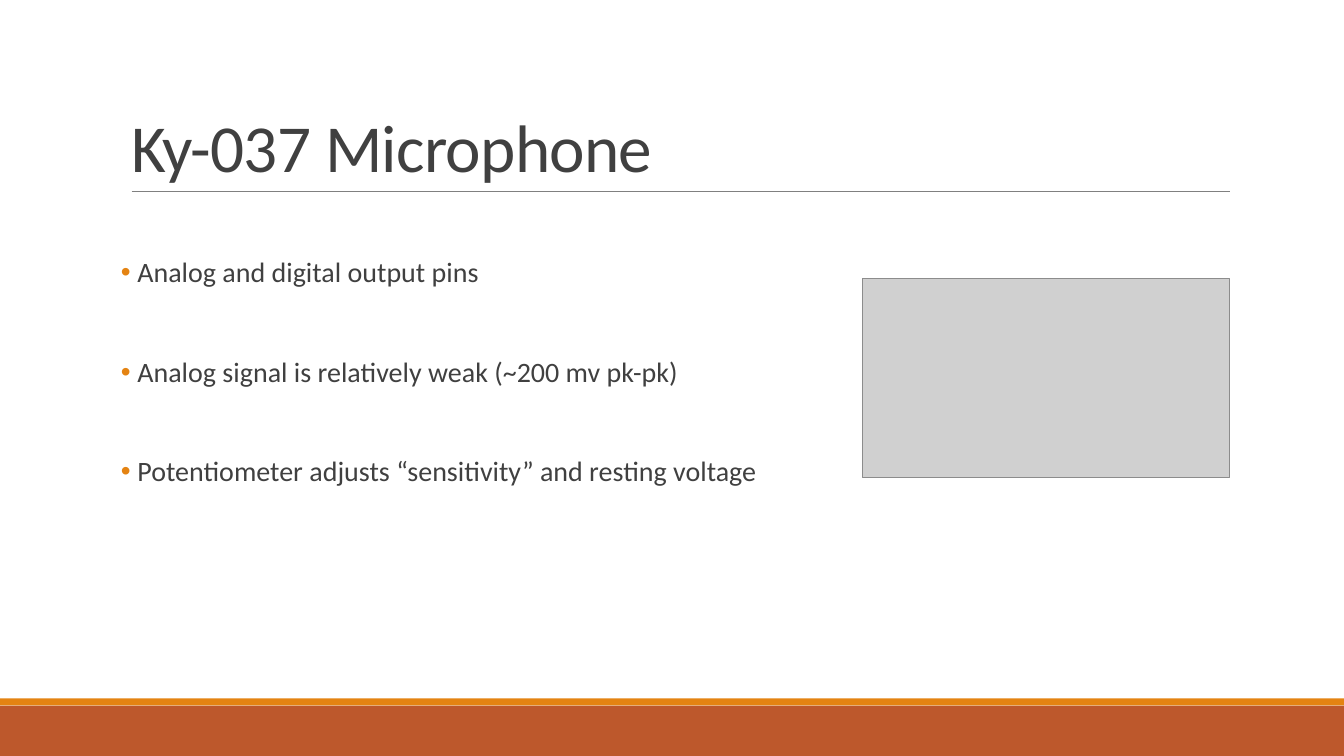
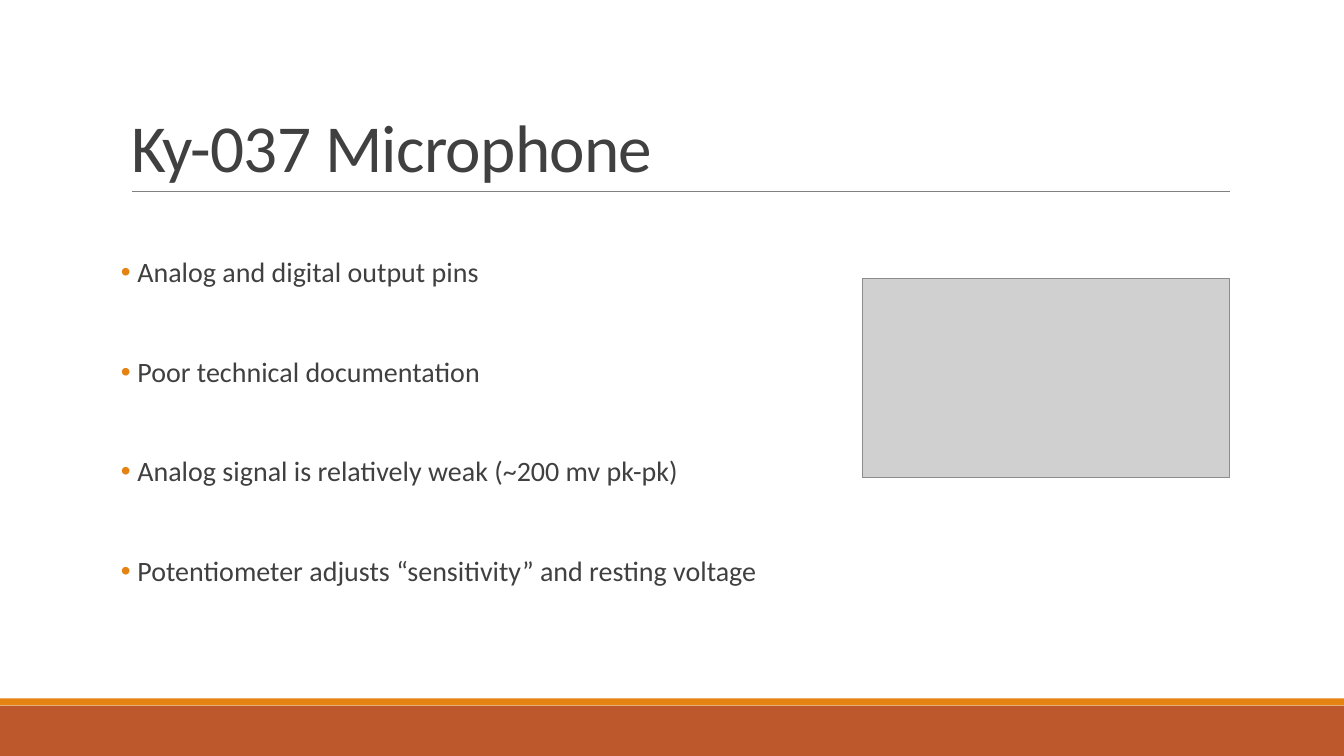
Before and after one commit to andrewtimmons/ece433_final_project, a slide deck: slide 5 of documents/instrument_tuner_presentation.pptx. Drawn at 1344x756 pixels with LibreOffice and Linux fonts; fonts in the diff are those of the drawing; grey boxes stand for pictures. Boxes give left, top, right and bottom in pixels: in the first picture for what was removed or moved away, otherwise in the second. Text is boxed around its words. In the diff, an @@ line names an element or a change of style, - is before the commit and + after.

```diff
--- a/documents/instrument_tuner_presentation.pptx
+++ b/documents/instrument_tuner_presentation.pptx
@@ text at (x1=137, y1=362, x2=480, y2=382): paragraph added @@
+• Poor technical documentation
```
Also in this commit, not shown: 3 other slides changed, 1 slide added.
